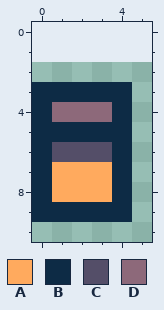
File history of a pixel-art file, Assets/Sprites/worker_loading_1.aseprite. Above is the file before it was changed.
9x9 pixels, 1 frame. The old version is drawn lined up with the new one, on the new canvas.
Palette (. is transparent): A #ffaa5e  B #0d2b45  C #544e68  D #8d697a
Pixels before, first column x 0:
 3 BBBBB
 4 BDDDB
 5 BBBBB
 6 BCCCB
 7 BAAAB
 8 BAAAB
 9 BBBBB
Once edited:
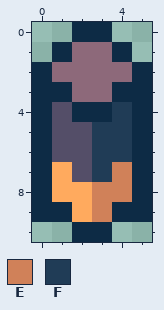
Colours new in this view: E #d08159  F #203c56
The commit says: hook up sprite animation loading; load first sprite animation!
Edits made:
canvas 9x9 -> 6x11, the old top-left corner now at -2,2 (the part of the old canvas that was cut away was empty and is not shown)
Changed rows in their new state; - is an unchanged pixel.
first column x 0:
 0 --BB--
 1 -BDDB-
 2 BDDDDB
 3 --DD-B
 4 -CBBFB
 5 -CCFFB
 6 ---FFB
 7 --CFEB
 8 ---EEB
 9 --AE-B
10 --BB--
Boxes around the changes in both pictures, in picture pixels (x1, y1, x2, y2):
changed: (32, 22, 152, 242)
